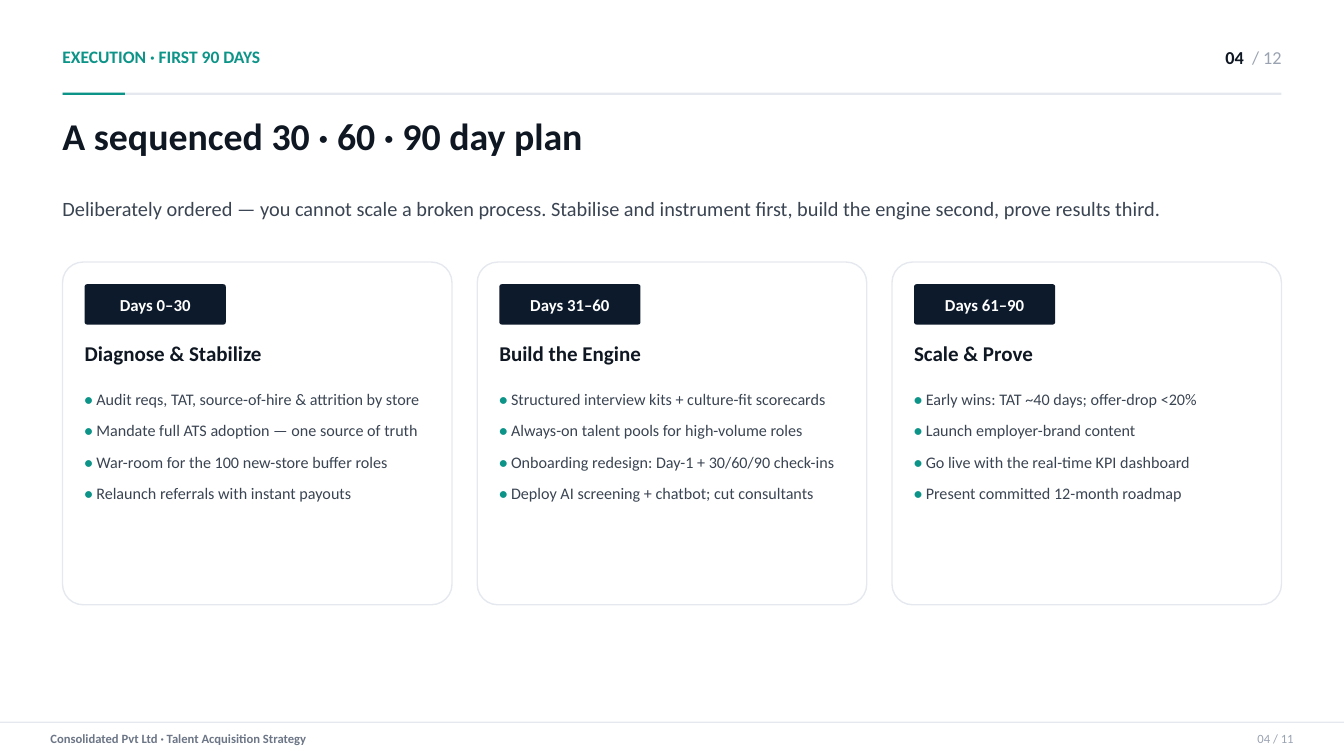
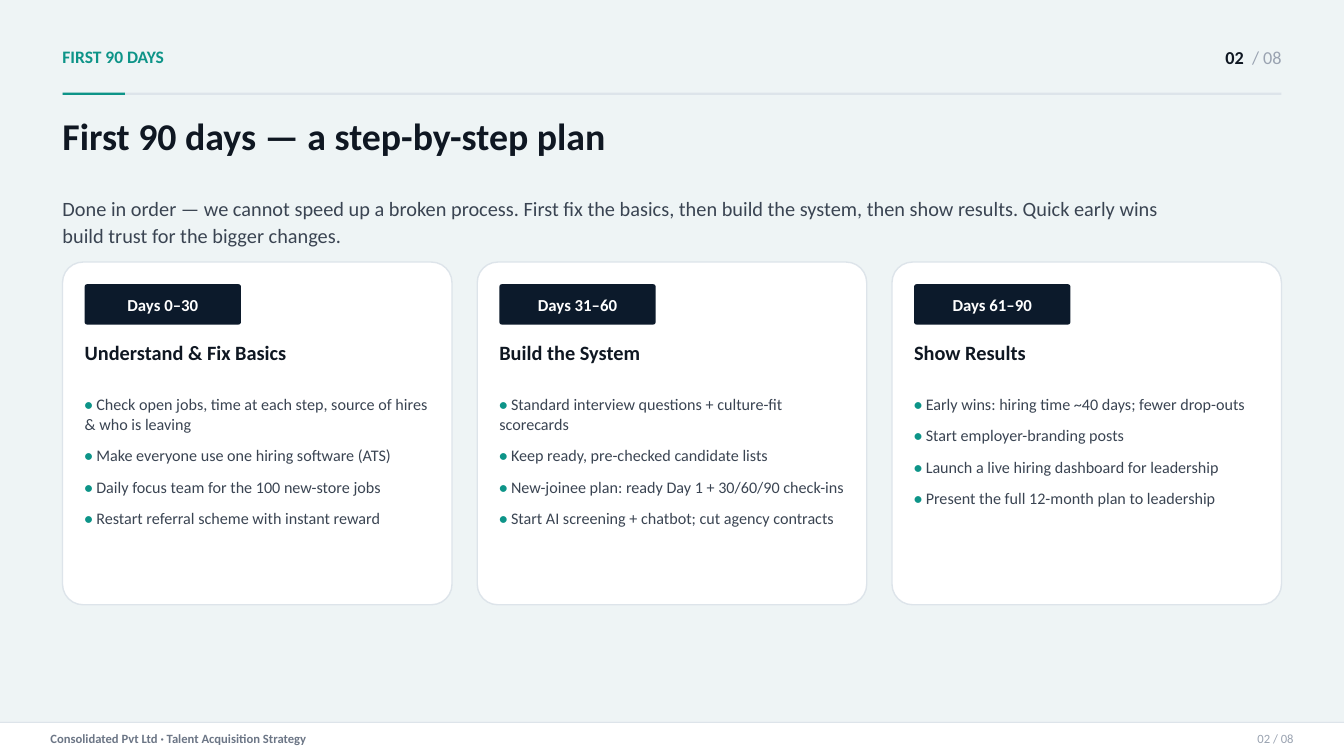
Before and after one commit to mi2arun/ta-strategy-consolidated, a slide deck: slide 3 of TA-Strategy.pptx (slide 5 before the commit). Drawn at 1344x756 pixels with LibreOffice and Linux fonts; fonts in the diff are those of the drawing. Boxes give left, top, right and bottom in pixels: in the first picture for what was removed or moved away, otherwise in the second. Text is boxed around its words. In the diff, an @@ line names an element or a change of style, - is before the commit and + after.

```diff
--- a/TA-Strategy.pptx
+++ b/TA-Strategy.pptx
@@ rectangle added at (0,0,1344,756), fill #EEF4F5 @@
@@ text at (62,51,164,63): text changed @@
-EXECUTION · FIRST 90 DAYS
+FIRST 90 DAYS
@@ text at (1225,52,1281,64): text changed @@
-04 / 12
+02 / 08
@@ rectangle at (63,93,1281,95): fill #E5E9EF to #DDE4EA @@
@@ text at (62,123,605,156): text changed @@
-A sequenced 30 · 60 · 90 day plan
+First 90 days — a step-by-step plan
@@ text at (62,202,1158,247): text changed @@
-Deliberately ordered — you cannot scale a broken process. Stabilise and instrument first, build the engine second, prove results third.
+Done in order — we cannot speed up a broken process. First fix the basics, then build the system, then show results. Quick early wins build trust for the bigger changes.
@@ outline #E5E9EF 1 pt to #DDE4EA 1 pt in 3 elements at (63,262,452,605), (477,262,866,605), (892,262,1281,605) @@
@@ text "Days 0–30": place and size @@
-text "Days 0–30" at (120,300,191,314)
+text "Days 0–30" at (127,300,198,314)
@@ rounded rectangle: place and size @@
-rounded rectangle at (85,284,226,325)
+rounded rectangle at (85,284,241,325)
@@ text "Days 31–60": place and size @@
-text "Days 31–60" at (530,299,609,314)
+text "Days 31–60" at (538,299,617,314)
@@ rounded rectangle: place and size @@
-rounded rectangle at (499,284,640,325)
+rounded rectangle at (499,284,655,325)
@@ text "Days 61–90": place and size @@
-text "Days 61–90" at (945,299,1024,314)
+text "Days 61–90" at (953,299,1031,314)
@@ rounded rectangle: place and size @@
-rounded rectangle at (914,284,1056,325)
+rounded rectangle at (914,284,1071,325)
@@ text at (85,345,286,360): text changed; size 15 to 14.5 pt @@
-Diagnose & Stabilize
+Understand & Fix Basics
@@ text at (499,345,640,364): text changed; size 15 to 14.5 pt @@
-Build the Engine
+Build the System
@@ text at (914,345,1025,360): text changed; size 15 to 14.5 pt @@
-Scale & Prove
+Show Results
@@ text at (96,399,427,524): text changed @@
-• Audit reqs, TAT, source-of-hire & attrition by store
-• Mandate full ATS adoption — one source of truth
-• War-room for the 100 new-store buffer roles
-• Relaunch referrals with instant payouts
+• Check open jobs, time at each step, source of hires & who is leaving
+• Make everyone use one hiring software (ATS)
+• Daily focus team for the 100 new-store jobs
+• Restart referral scheme with instant reward
@@ text at (499,399,843,527): text changed @@
-• Structured interview kits + culture-fit scorecards
-• Always-on talent pools for high-volume roles
-• Onboarding redesign: Day-1 + 30/60/90 check-ins
-• Deploy AI screening + chatbot; cut consultants
+• Standard interview questions + culture-fit scorecards
+• Keep ready, pre-checked candidate lists
+• New-joinee plan: ready Day 1 + 30/60/90 check-ins
+• Start AI screening + chatbot; cut agency contracts
@@ text at (926,399,1244,507): text changed @@
-• Early wins: TAT ~40 days; offer-drop <20%
-• Launch employer-brand content
-• Go live with the real-time KPI dashboard
-• Present committed 12-month roadmap
+• Early wins: hiring time ~40 days; fewer drop-outs
+• Start employer-branding posts
+• Launch a live hiring dashboard for leadership
+• Present the full 12-month plan to leadership
@@ rectangle at (0,722,1344,723): fill #E5E9EF to #DDE4EA @@
@@ text at (1257,734,1294,743): text changed @@
-04 / 11
+02 / 08
```
Also in this commit, not shown: 8 other slides changed, 1 slide added, 3 slides removed, 3 other files.
